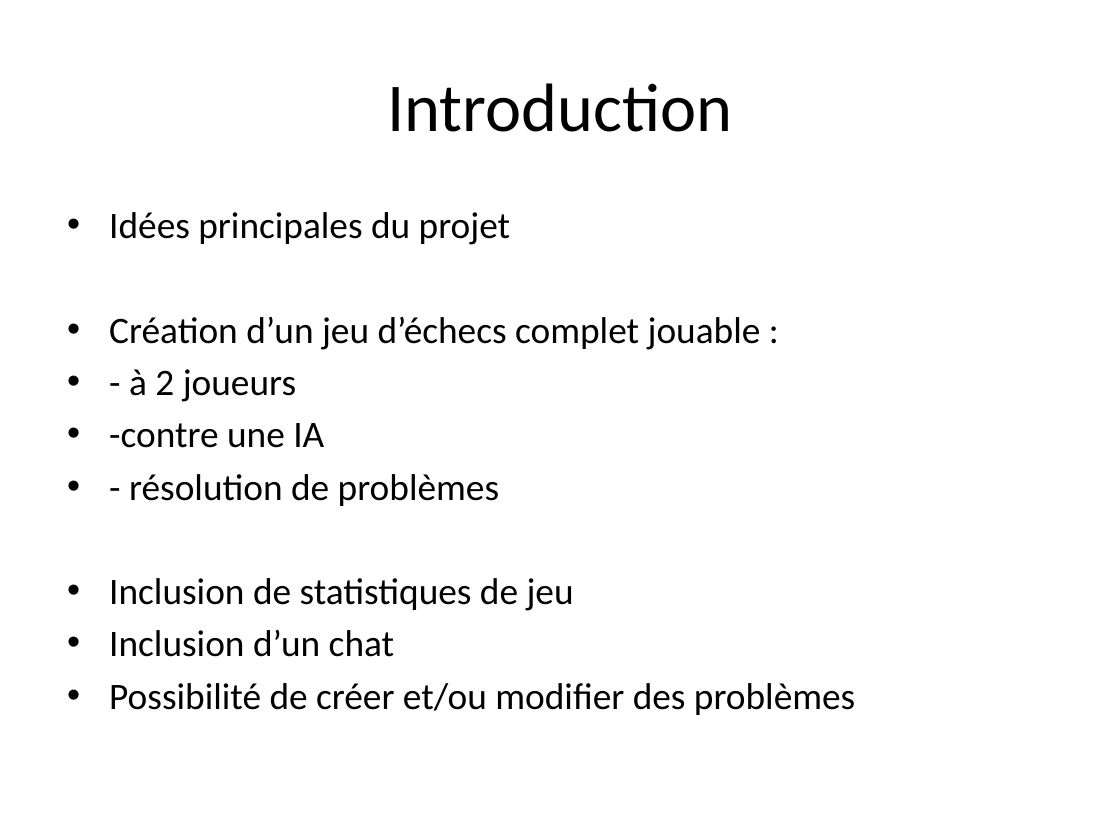
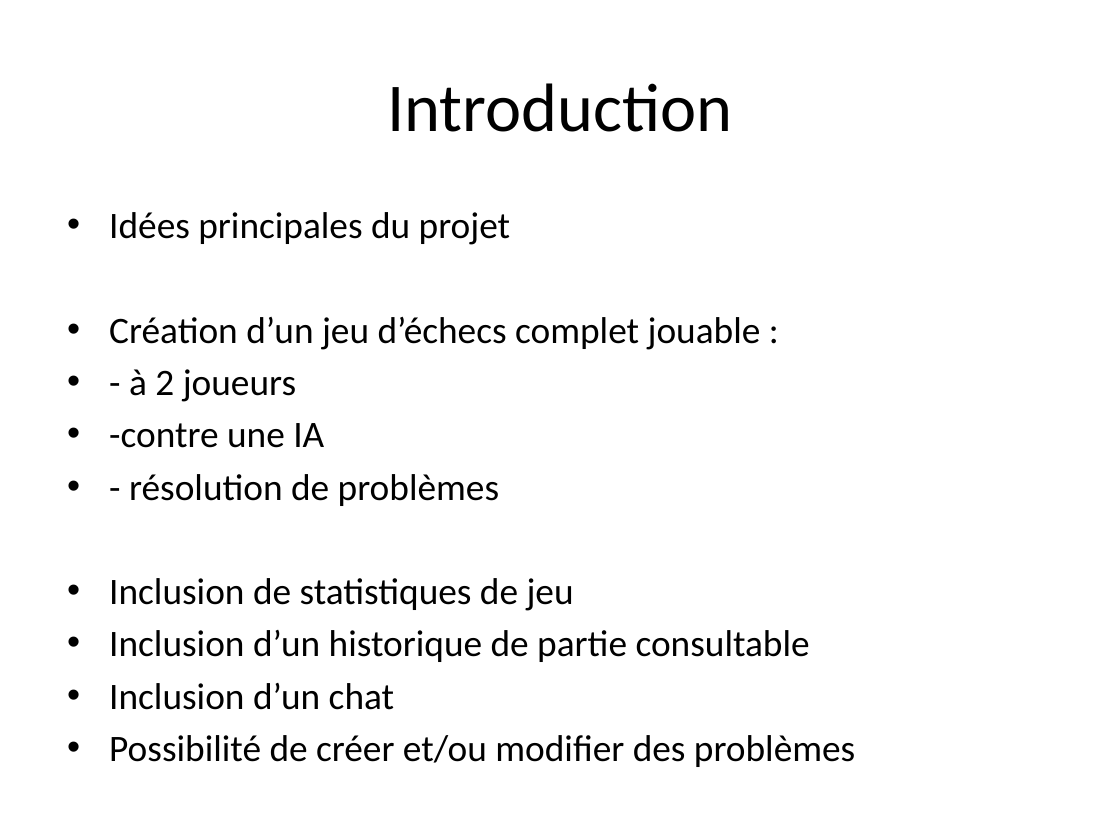
Before and after one commit to NicoPerret/projet-echec, a slide deck: slide 3 of Diapo présentation projet.pptx. Drawn at 1120x840 pixels with LibreOffice and Linux fonts; fonts in the diff are those of the drawing. Boxes give left, top, right and bottom in pixels: in the first picture for what was removed or moved away, otherwise in the second. Text is boxed around its words. In the diff, an @@ line names an element or a change of style, - is before the commit and + after.

Commit message:
Oui

```diff
--- a/Diapo présentation projet.pptx
+++ b/Diapo présentation projet.pptx
@@ text at <box>109,630,810,662</box>: paragraph added @@
+• Inclusion d’un historique de partie consultable
```
